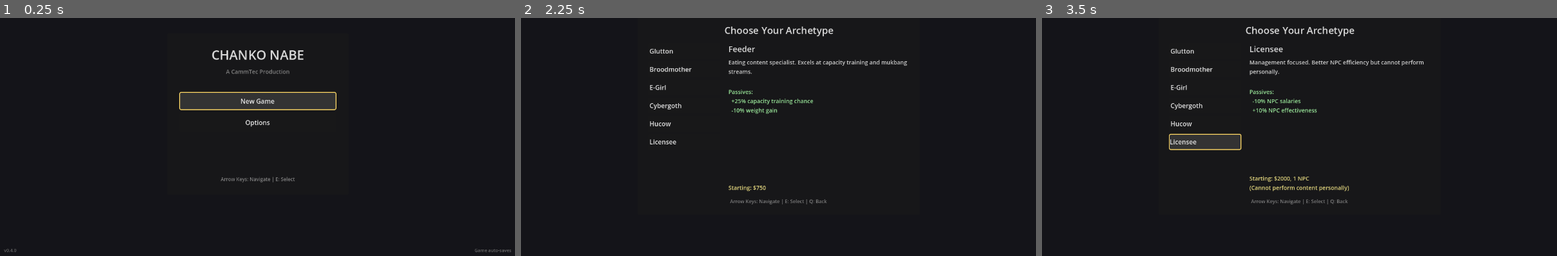
Above: before the commit, frames 1-3 (left to right).
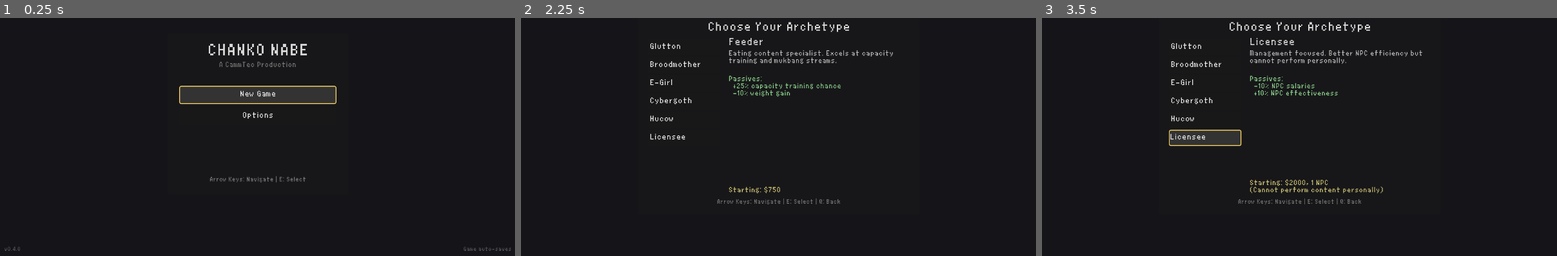
Above: after the commit, the same moments.

Repository: Cahaba-Cryptid/Chanko-Nabe
Game: Godot game, scene res://scenes/game.tscn
The game is run twice, just before and just after one commit, with the same random seed, the same clock (stepped at 60 frames per second) and the same inputs.
Inputs (mouse positions are in pixels of both pictures, inside the frame that each line leads up to):
- Up to frame 1 (0.25 s): no input
- Up to frame 2 (2.25 s): tap Enter (ui_accept) at 0.5, 0.77, 1.25, 1.52 s; move the mouse to (891, 98) at 0.52 s; hold D (move_right) 0.53-1.28 s; hold E (accept) 0.53-1.28 s; click (891, 98) at 0.67 s; move the mouse to (675, 127) at 1.27 s; hold Q (back) 1.28-2.03 s; tap X at 1.35 s; click (675, 127) at 1.42 s; tap E (accept) at 2 s; move the mouse to (830, 51) at 2.02 s; hold D (move_right) from 2.03 s (still down); tap V at 2.1 s; click (830, 51) at 2.17 s
- Up to frame 3 (3.5 s): tap Enter (ui_accept) at 2.75, 3.02 s; move the mouse to (1273, 172) at 2.77 s; release D (move_right) at 2.78 s; hold W (move_up) from 2.78 s (still down); tap R at 2.85 s; click (1273, 172) at 2.92 s

The runs differ from the first frame. In frame 1, 3.2% of the frame differs, in the area x 0-100%, y 10-99%; in frame 2, 3.2%; in frame 3, 4.3%, in the area x 24-75%, y 1-79%.

Commit message:
custom font

Diff:
--- /dev/null
+++ b/assets/fonts/ui_pixel_font.tres
@@ -0,0 +1,6 @@
+[gd_resource type="FontVariation" load_steps=2 format=3 uid="uid://b43fugtsc7sjs"]
+
+[ext_resource type="FontFile" uid="uid://do8vumws103ox" path="res://assets/fonts/The Japan Collection Official Font v2.ttf" id="1_wniip"]
+
+[resource]
+base_font = ExtResource("1_wniip")
--- a/project.godot
+++ b/project.godot
@@ -25,11 +25,10 @@
 
 window/size/viewport_width=1280
 window/size/viewport_height=720
-mouse_cursor/custom_image=""
-mouse_cursor/custom_image_hotspot=Vector2(0, 0)
 
 [gui]
 
+theme/custom_font="res://assets/fonts/ui_pixel_font.tres"
 common/disable_all_mouse_input=true
 
 [input]
Binary file added: assets/fonts/The Japan Collection Official Font v2.ttf
